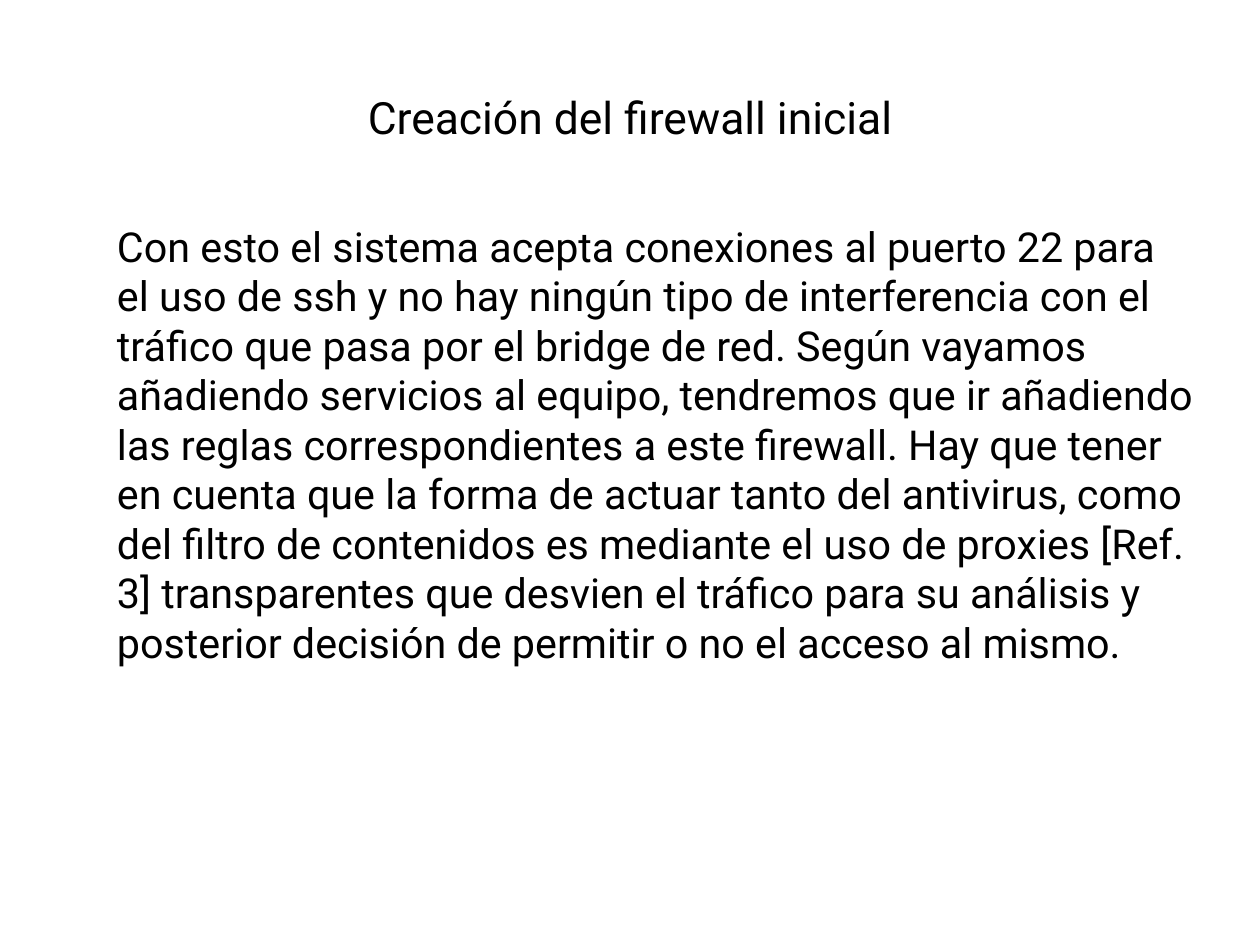
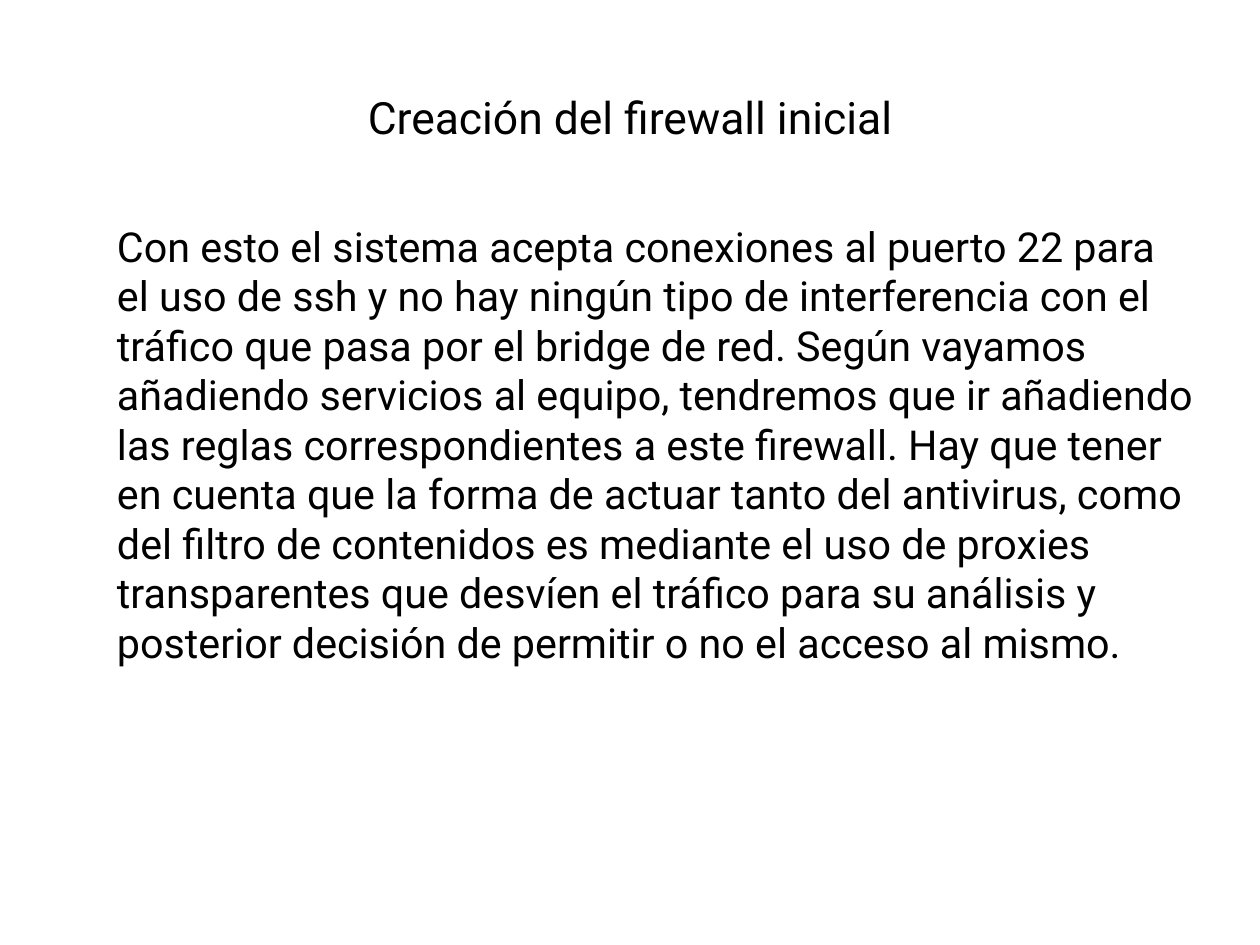
Before and after one commit to robertord/Ecoraee, a slide deck: slide 51 of Presentaciones/PresentacionApliance.odp. Drawn at 1260x945 pixels with LibreOffice and Linux fonts; fonts in the diff are those of the drawing; background and template pictures are left out. Boxes give left, top, right and bottom in pixels: in the first picture for what was removed or moved away, otherwise in the second. Text is boxed around its words. In the diff, an @@ line names an element or a change of style, - is before the commit and + after.

```diff
--- a/Presentaciones/PresentacionApliance.odp
+++ b/Presentaciones/PresentacionApliance.odp
@@ text at bbox=[117, 231, 1192, 667]: text changed @@
-Con esto el sistema acepta conexiones al puerto 22 para el uso de ssh y no hay ningún tipo de interferencia con el tráfico que pasa por el bridge de red. Según vayamos añadiendo servicios al equipo, tendremos que ir añadiendo las reglas correspondientes a este firewall. Hay que tener en cuenta que la forma de actuar tanto del antivirus, como del filtro de contenidos es mediante el uso de proxies [Ref. 3] transparentes que desvien el tráfico para su análisis y posterior decisión de permitir o no el acceso al mismo.
+Con esto el sistema acepta conexiones al puerto 22 para el uso de ssh y no hay ningún tipo de interferencia con el tráfico que pasa por el bridge de red. Según vayamos añadiendo servicios al equipo, tendremos que ir añadiendo las reglas correspondientes a este firewall. Hay que tener en cuenta que la forma de actuar tanto del antivirus, como del filtro de contenidos es mediante el uso de proxies transparentes que desvíen el tráfico para su análisis y posterior decisión de permitir o no el acceso al mismo.
```
Also in this commit, not shown: 25 other slides changed.
